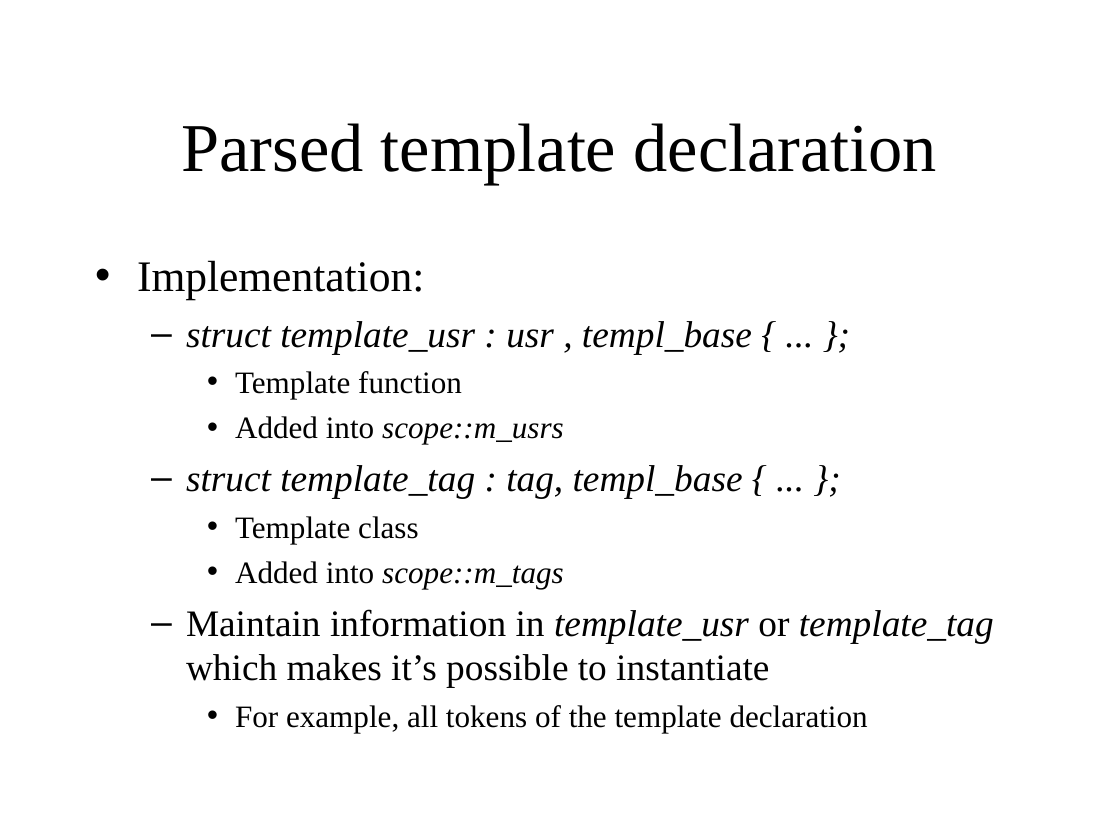
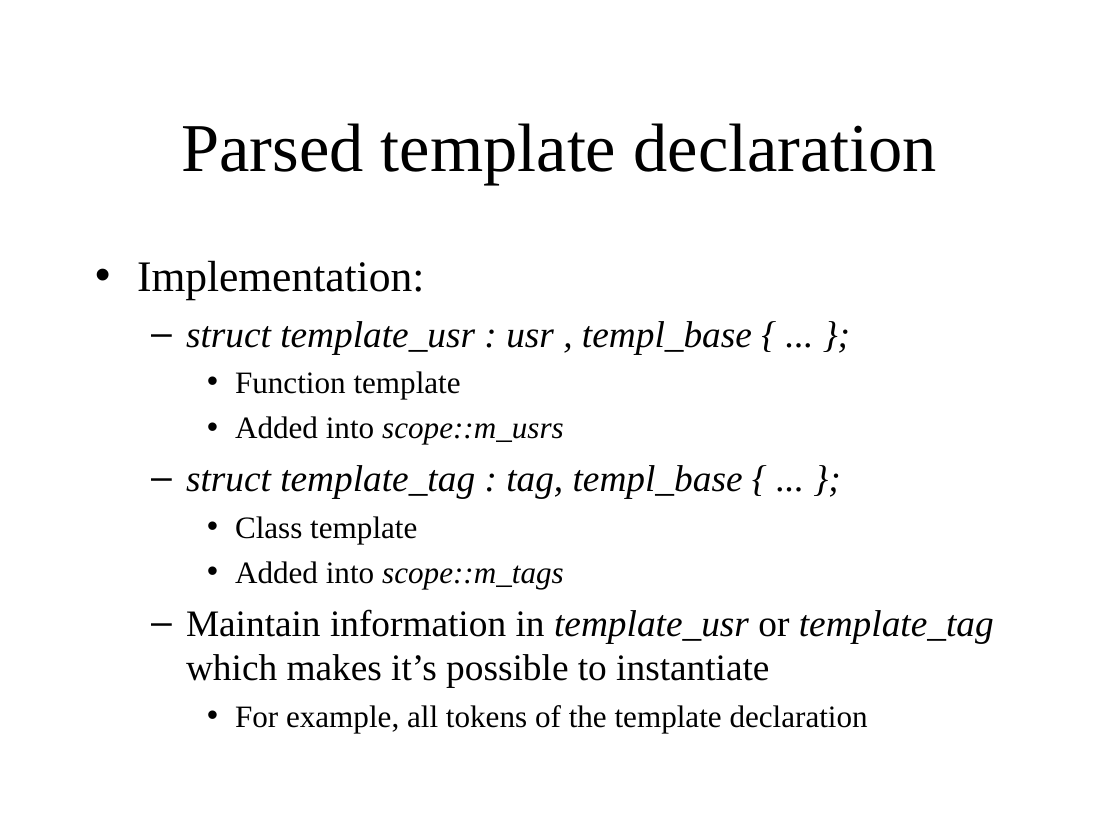
Before and after one commit to KeiHasegawa/cxx_doc, a slide deck: slide 5 of 14_template_parse_e.ppt. Drawn at 1120x840 pixels with LibreOffice and Linux fonts; fonts in the diff are those of the drawing. Boxes give left, top, right and bottom in pixels: in the first picture for what was removed or moved away, otherwise in the second. Text is boxed around its words. In the diff, an @@ line names an element or a change of style, - is before the commit and + after.

```diff
--- a/14_template_parse_e.ppt
+++ b/14_template_parse_e.ppt
@@ text at box(235, 371, 461, 399): text changed @@
-    • Template function
+    • Function template
@@ text at box(235, 516, 417, 543): text changed @@
-    • Template class
+    • Class template
```
Also in this commit, not shown: 4 other slides changed, 9 other files.
